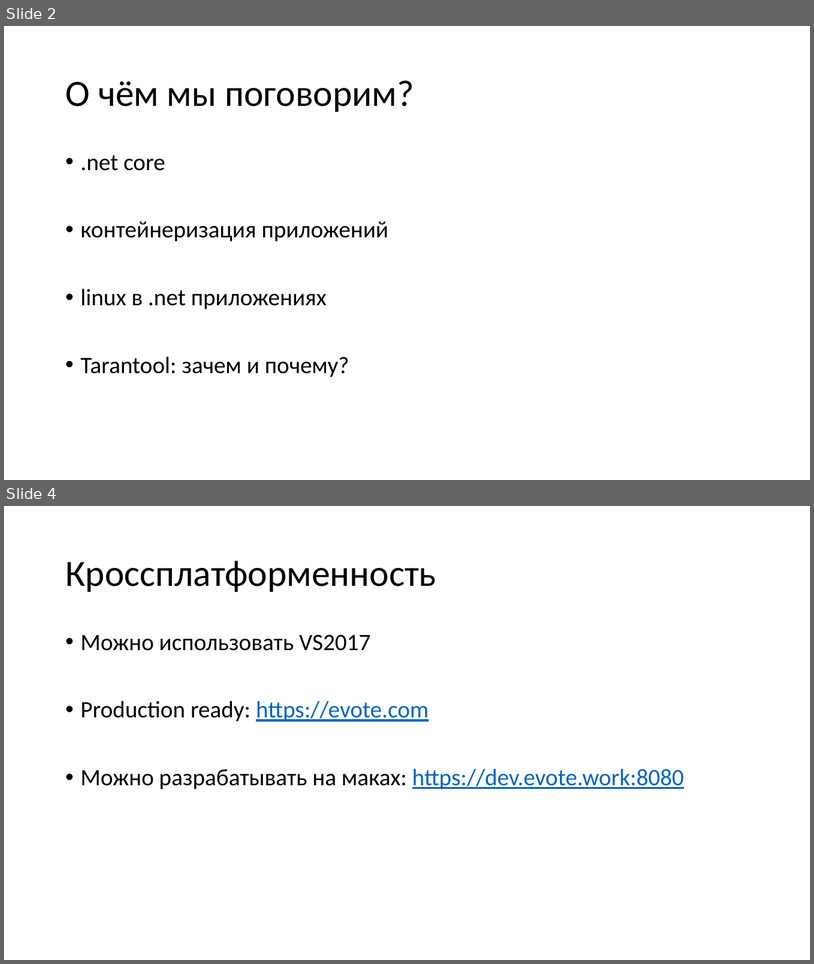
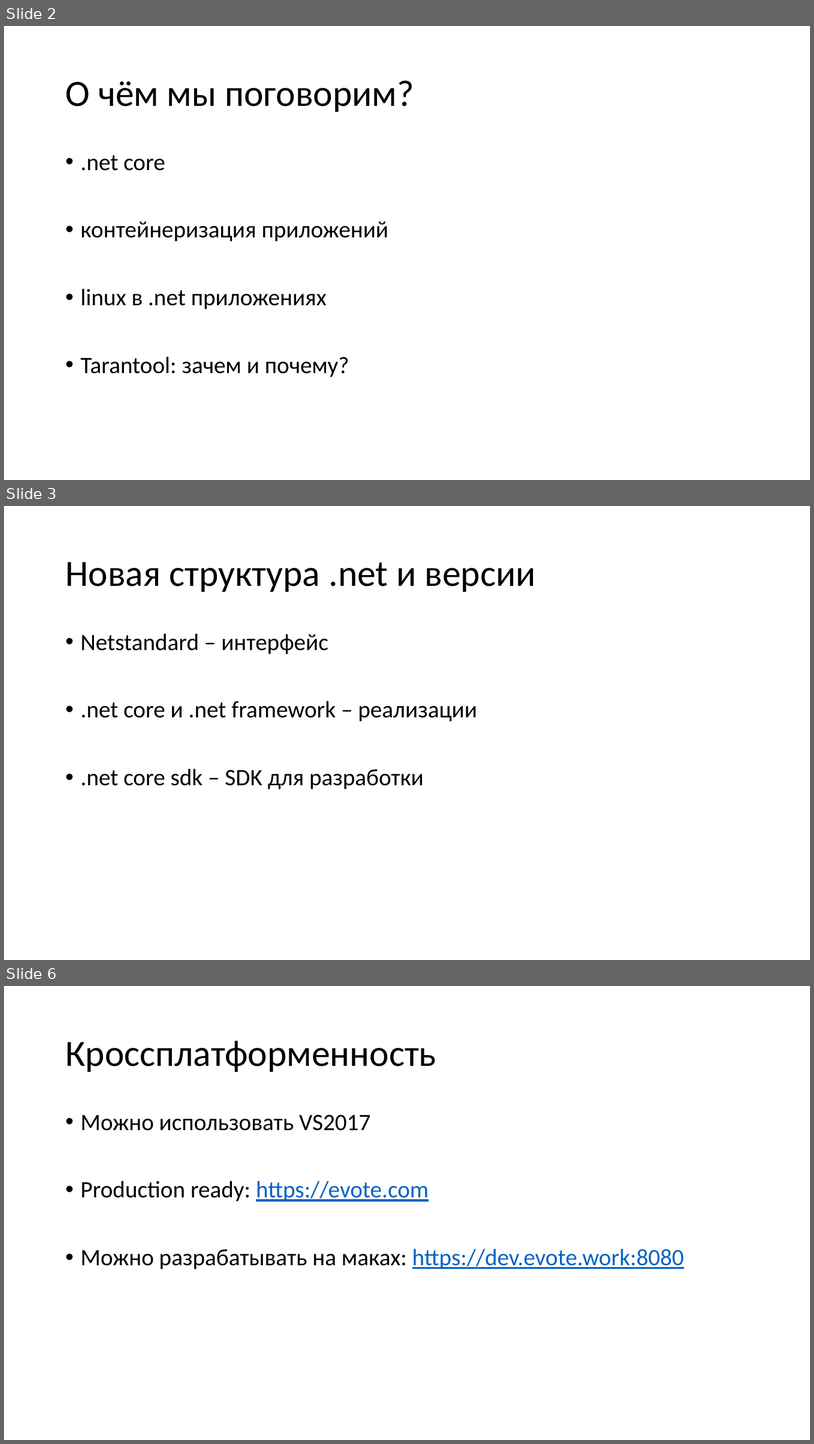
Before and after one commit to aensidhe/presentations, a slide deck: 2017/10/net core and linux in production.pptx. Shown one above the other, each under a label of ours: slides 2 and 4 before the commit, slides 2, 3 and 6 after it; the slides between them are not shown. The pictures are 814x964 and 814x1444 pixels, drawn with LibreOffice and Linux fonts; fonts in the diff are those of the drawing. Boxes give left, top, right and bottom in pixels: in the first picture for what was removed or moved away, otherwise in the second. Text is boxed around its words. In the diff, an @@ line names an element or a change of style, - is before the commit and + after.

```diff
--- a/2017/10/net core and linux in production.pptx
+++ b/2017/10/net core and linux in production.pptx
@@ slide 3 added at [4,506,810,960], background #FFFFFF @@
@@ title added at [65,562,536,592], 44 pt, text #000000 @@
+Новая структура .net и версии
@@ text added at [81,633,477,789], 28 pt, text #000000 @@
+• Netstandard – интерфейс
+• .net core и .net framework – реализации
+• .net core sdk – SDK для разработки
@@ what was slide 4 is now slide 6 @@
```
Also in this commit, not shown: 11 slides changed, 1 other slide added.
